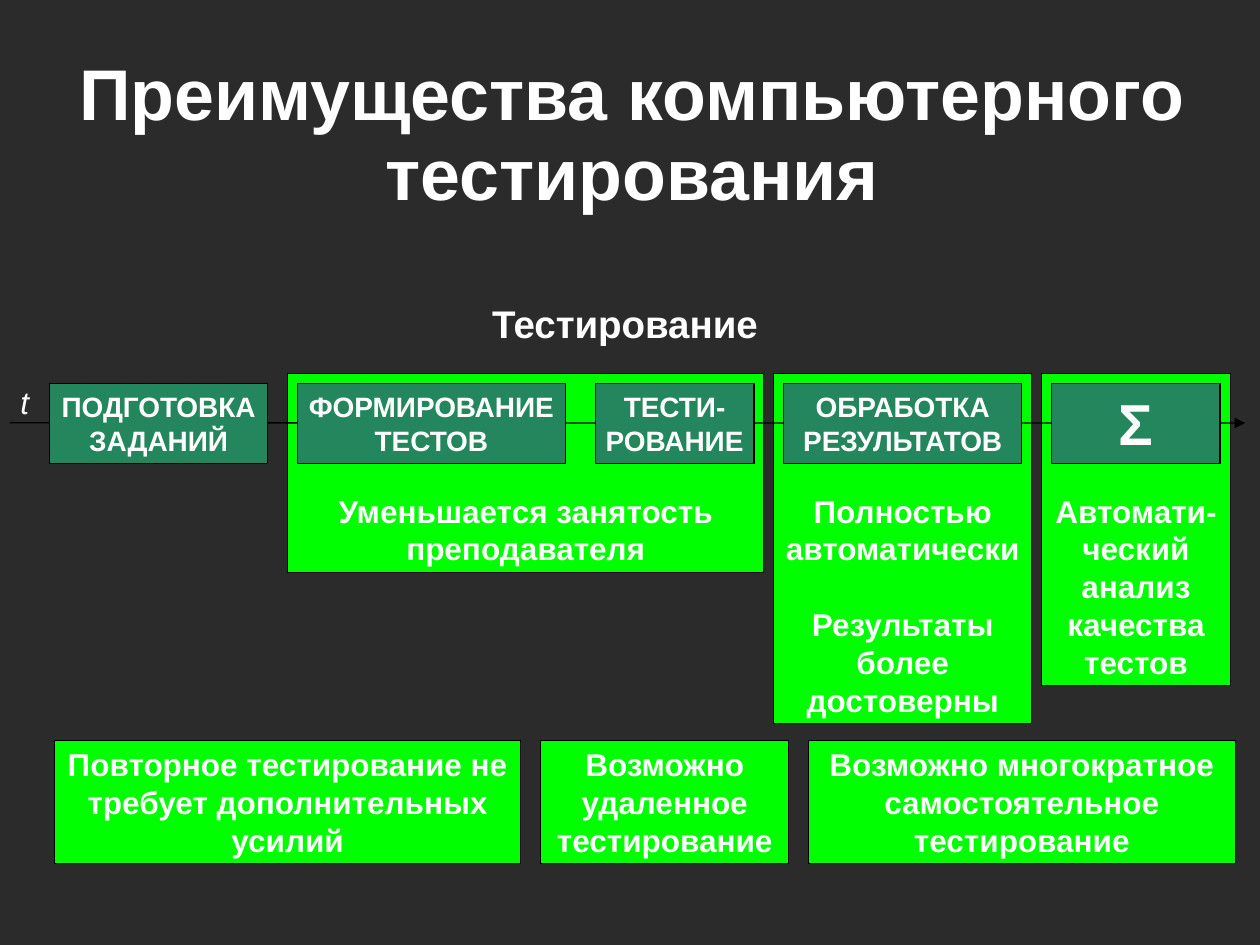
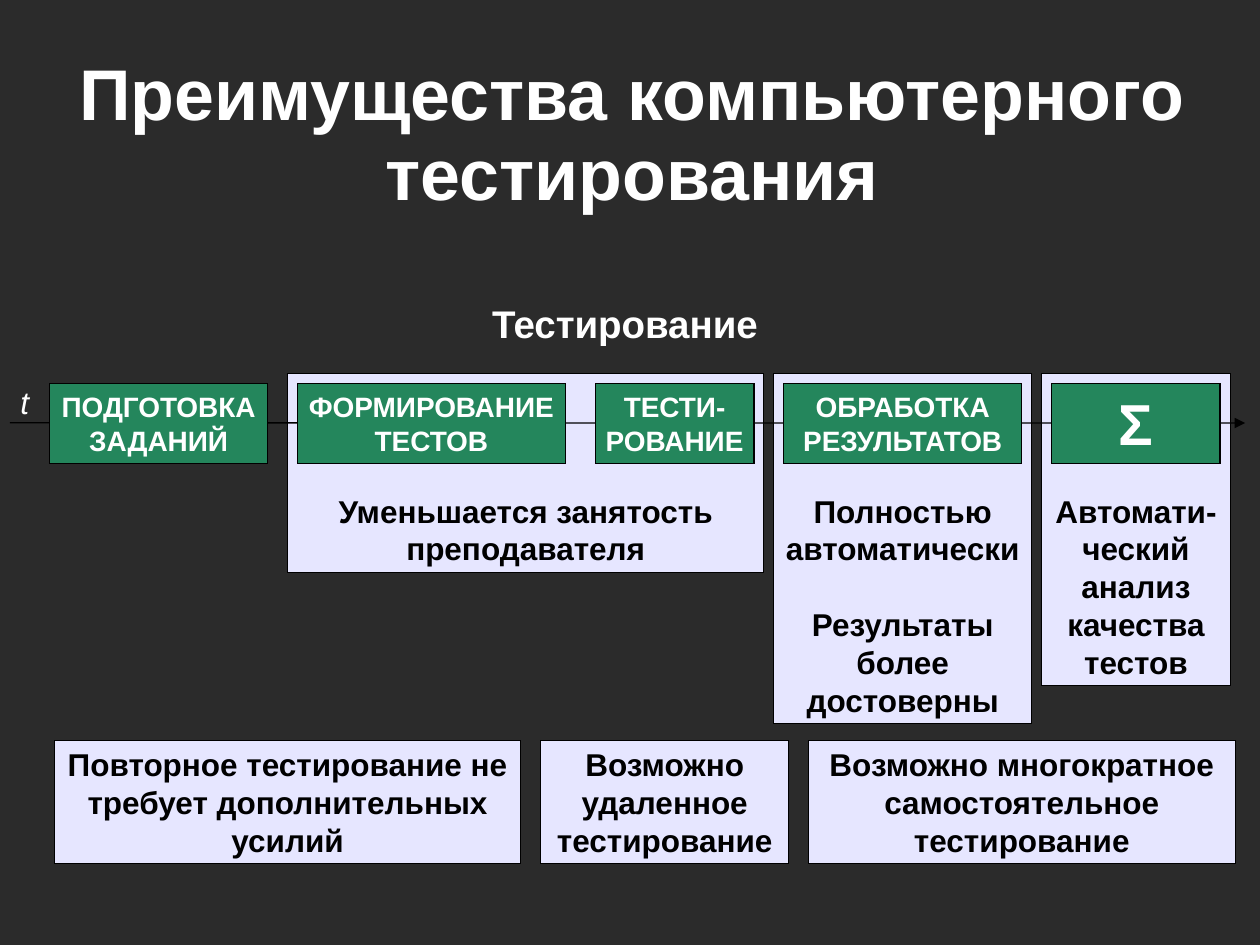
Before and after one commit to kevroletin/Coursework, a slide deck: slide 5 of 236_Кевролетин_отчёт.ppt (slide 7 before the commit). Drawn at 1260x945 pixels with LibreOffice and Linux fonts; fonts in the diff are those of the drawing; background and template pictures are left out; a plain dark background stands for a picture behind light text. Boxes give left, top, right and bottom in pixels: in the first picture for what was removed or moved away, otherwise in the second. Text is boxed around its words. In the diff, an @@ line names an element or a change of style, - is before the commit and + after.

```diff
--- a/236_Кевролетин_отчёт.ppt
+++ b/236_Кевролетин_отчёт.ppt
@@ text colour #FFFFFF to #000000; fill #00FF00 to #E6E6FF in 6 elements at <box>1042,373,1231,685</box>, <box>774,373,1032,723</box>, <box>287,373,764,572</box>, <box>54,741,520,864</box>, <box>541,741,789,864</box>, <box>809,741,1236,864</box> @@
```
Also in this commit, not shown: 10 other slides changed, 13 slides added, 2 slides removed.
